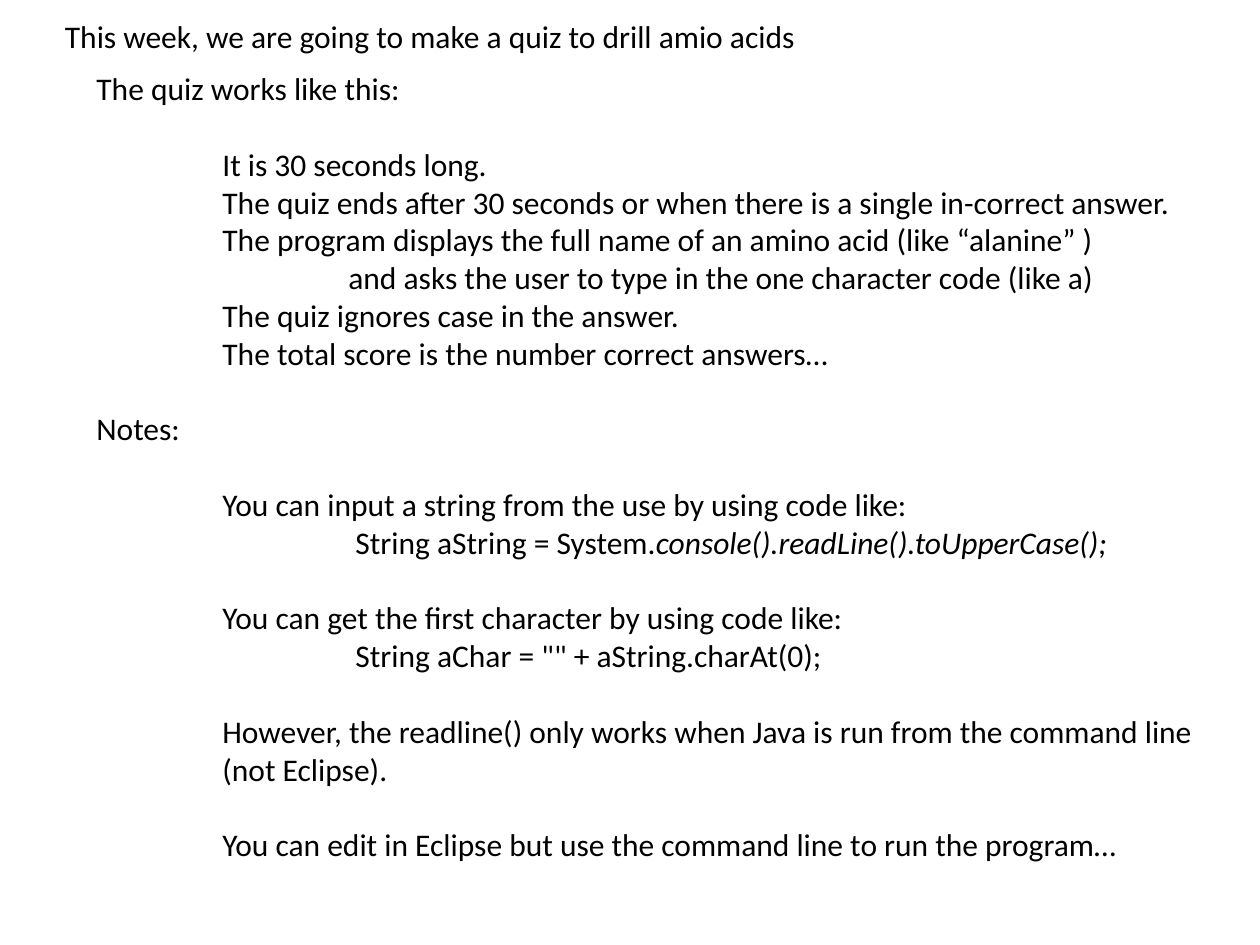
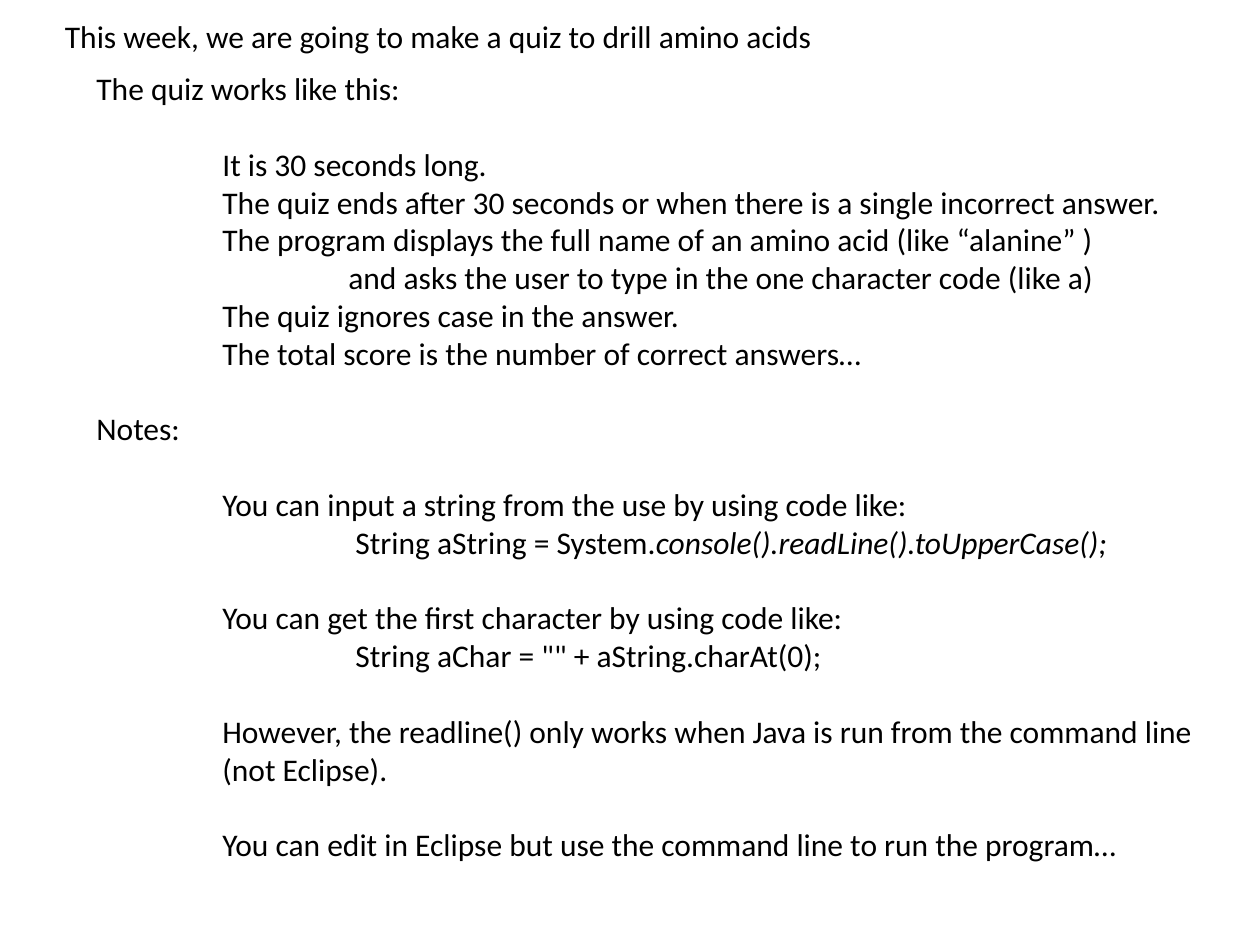
Before and after one commit to afodor/afodor.github.io, a slide deck: slide 2 of classes/prog2015/Lab3.pptx. Drawn at 1260x945 pixels with LibreOffice and Linux fonts; fonts in the diff are those of the drawing. Boxes give left, top, right and bottom in pixels: in the first picture for what was removed or moved away, otherwise in the second. Text is boxed around its words. In the diff, an @@ line names an element or a change of style, - is before the commit and + after.

Commit message:
Lab 3 small edits

```diff
--- a/classes/prog2015/Lab3.pptx
+++ b/classes/prog2015/Lab3.pptx
@@ text at [65, 26, 810, 54]: text changed @@
-This week, we are going to make a quiz to drill amio acids
+This week, we are going to make a quiz to drill amino acids
@@ text at [222, 192, 1159, 220]: text changed @@
-The quiz ends after 30 seconds or when there is a single in-correct answer.
+The quiz ends after 30 seconds or when there is a single incorrect answer.
@@ text at [222, 343, 861, 366]: text changed @@
-The total score is the number correct answers…
+The total score is the number of correct answers…
```
Also in this commit, not shown: 1 other slide changed, 1 slide added.
